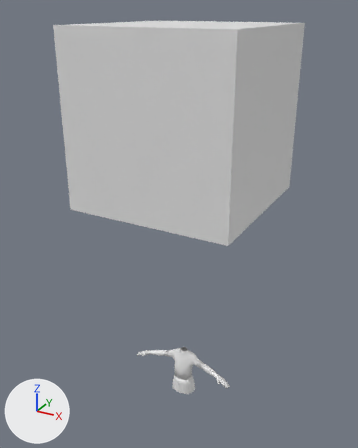
The Blender file cannon/source_assets/concepts/blaise.blend as it was, and as the next commit left it.
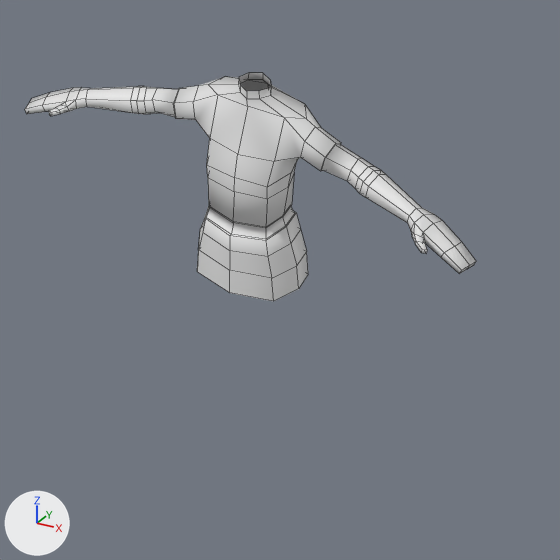
There are two pictures of each version: one whole from a 50 mm lens placed at (2.71, -5.11, 6.16), pointed at (-0.16, 0.11, 3.56), one close up on the part from 37% to 69% of the width and 74% to 100% of the height. Every picture has the same lights, and +X, +Y and +Z are marked at lower left. The first two pictures are the older version. The close-ups show mesh edges as thin lines.
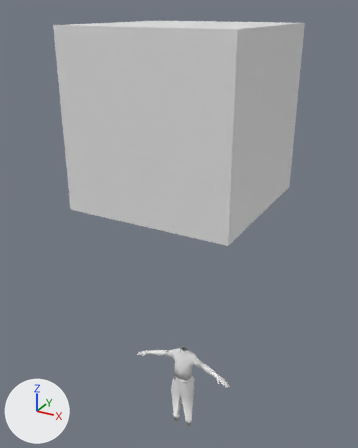
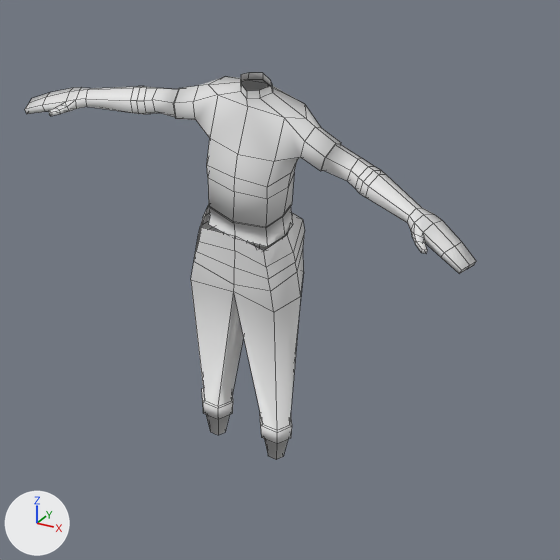
Commit message: Blaise work

Where the change shows, as pixel boxes [x1, y1, x2, y2] in the close-ups (560 x 560 px; the box of a moved part takes in the faces that stretch with it):
'Cylinder', reshaped (69% taller)
    before: [25, 73, 476, 301]
    after: [25, 73, 476, 460]
part 1 of me_cylinder_001, added
    after: [191, 205, 305, 460]
part 2 of me_cylinder_001, moved or reshaped
    before: [197, 74, 308, 301]
    after: [208, 73, 305, 247]

The change in detail:
me_cylinder_001 is used by ob_cylinder; location (0.0, 0.0, 0.0).
me_cylinder_001 had 149 vertices, 132 faces and spanned x 0.0..0.748, y -0.183..0.072, z 1.029..1.703.
me_cylinder_001 now has 189 vertices, 167 faces and spans x 0.0..0.748, y -0.183..0.075, z 0.345..1.703.
me_cylinder_001 part 1: a new loose piece of 60 vertices spanning x 0.0..0.183, y -0.165..0.075, z 0.345..1.223.
Part 2, on me_cylinder_001:
25 vertices are removed from x 0.0..0.173, y -0.176..0.038, z 1.029..1.246.
132 faces are deleted.
4 vertices move from x 0.03..0.054, y -0.057..-0.028, z 1.675..1.703 to x 0.03..0.054, y -0.054..-0.014, z 1.675..1.703.
5 vertices are added at (0.123, -0.009, 1.211), (0.125, -0.064, 1.211), (0.101, -0.129, 1.211), (0.0, -0.145, 1.211), (0.0, 0.016, 1.211).
116 new faces join them.
